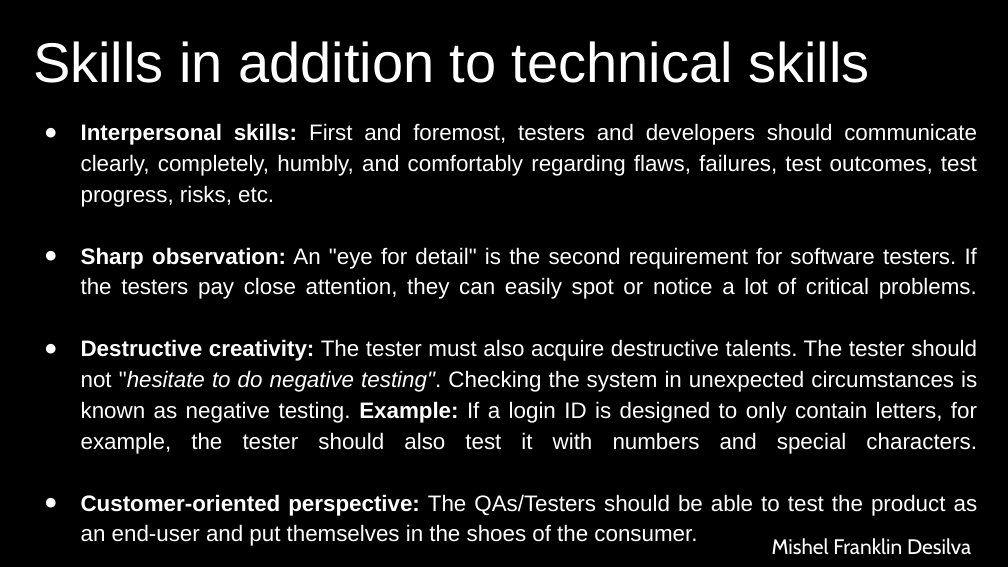
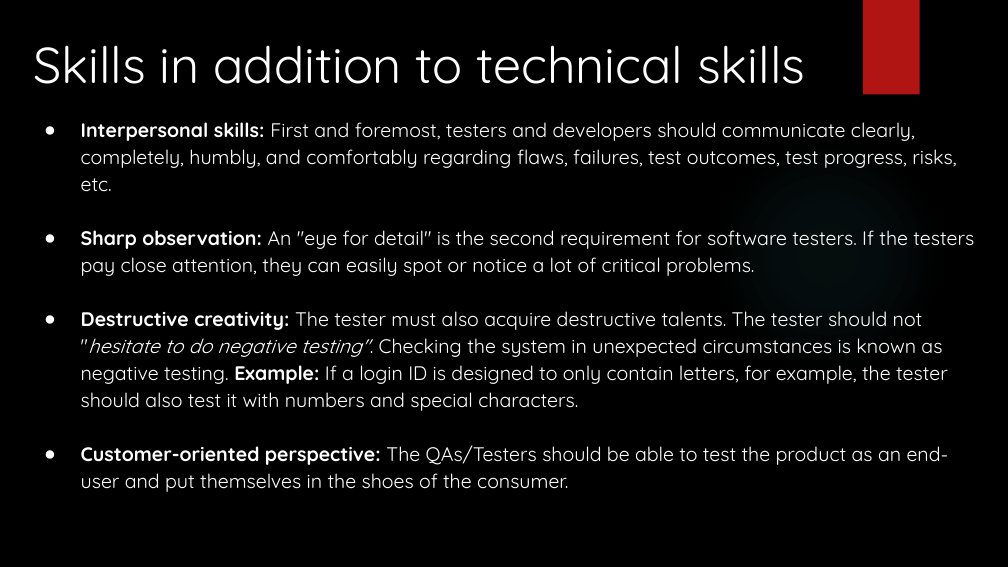
Before and after one commit to AbdullahRFA/SQA-Manual_and_Automation_Testing, a slide deck: slide 15 of Resources/Module-4/4.3. SQA_ Manual & Automated Testing - Principles of Software Testing and Psychology of Testing.pptx. Drawn at 1008x567 pixels with LibreOffice and Linux fonts; fonts in the diff are those of the drawing; background and template pictures are left out. Boxes give left, top, right and bottom in pixels: in the first picture for what was removed or moved away, otherwise in the second. Text is boxed around its words. In the diff, an @@ line names an element or a change of style, - is before the commit and + after.

```diff
--- a/Resources/Module-4/4.3. SQA_ Manual & Automated Testing - Principles of Software Testing and Psychology of Testing.pptx
+++ b/Resources/Module-4/4.3. SQA_ Manual & Automated Testing - Principles of Software Testing and Psychology of Testing.pptx
@@ text "Skills in addition to technical ..." at (33, 45, 805, 84): size 40 to 36 pt, font Arial to Quicksand @@
@@ rectangle added at (863, 0, 919, 95), fill #B01513 @@
@@ text "Interpersonal skills: First and foremost, ..." at (81, 122, 974, 492): size 16 to 14 pt, font Arial to Quicksand; alignment justified to left @@
@@ ellipse added at (712, 139, 944, 372), fill gradient #50B9C1 @@
@@ text removed at (772, 538, 971, 555) @@
-Mishel Franklin Desilva
```
Also in this commit, not shown: 18 other slides changed, 12 other files.
